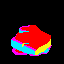
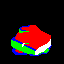
Two versions of the same layered image (64 x 64). Layer-by-layer changes:
painted on "Copier de Arrière-plan" (2nd of 2) over [11, 25, 52, 56]
